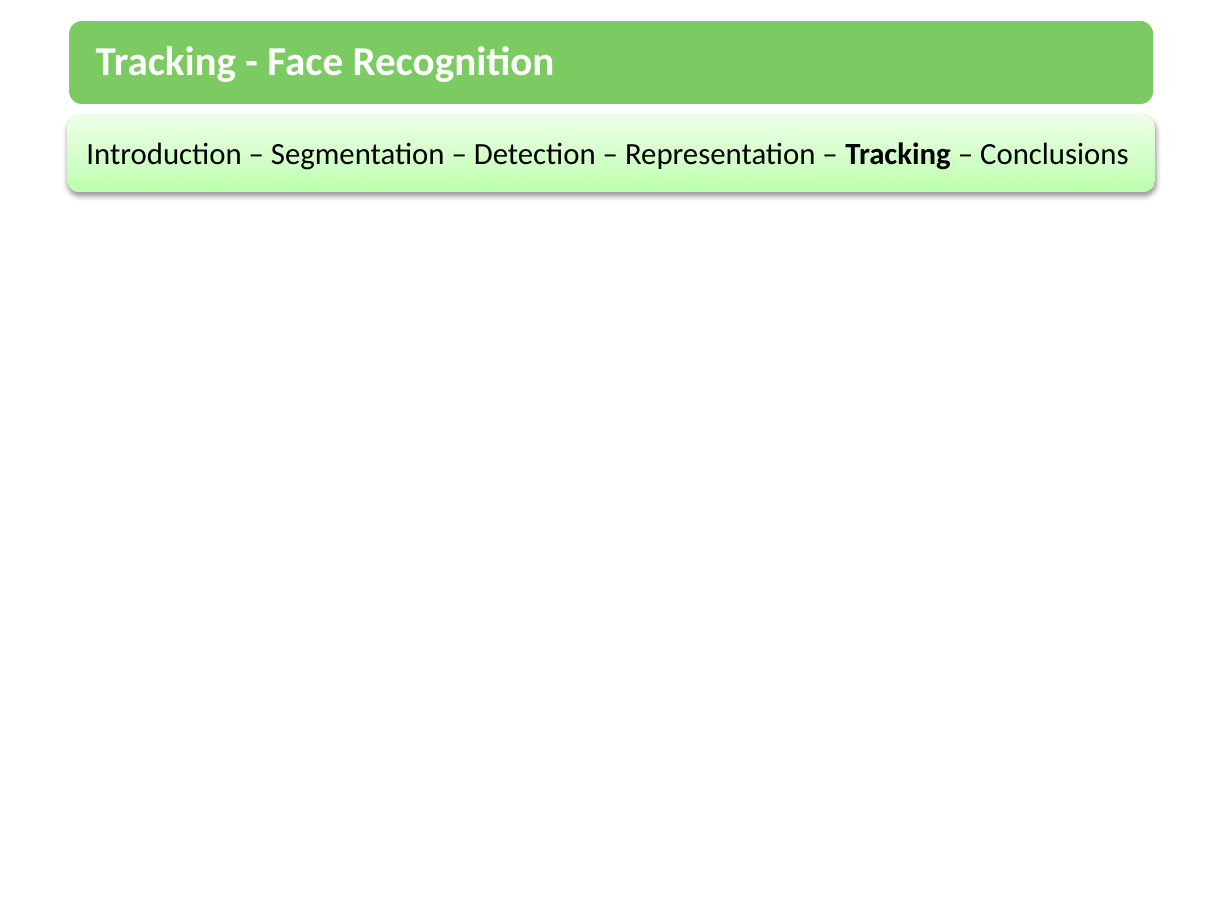
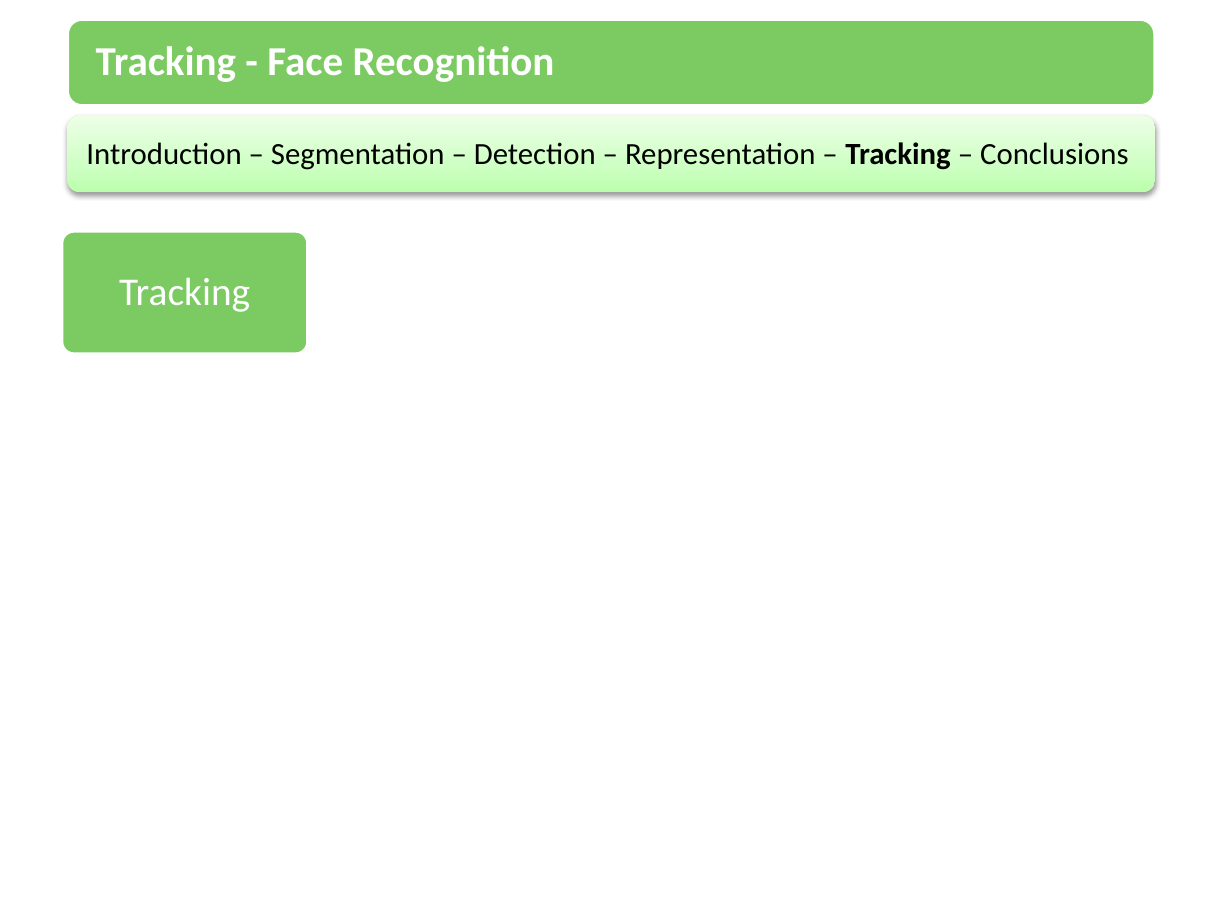
Before and after one commit to amounir86/mcvai-tracking, a slide deck: slide 8 of trunk/Tracking.pptx. Drawn at 1232x924 pixels with LibreOffice and Linux fonts; fonts in the diff are those of the drawing. Boxes give left, top, right and bottom in pixels: in the first picture for what was removed or moved away, otherwise in the second. Text is boxed around its words. In the diff, an @@ line names an element or a change of style, - is before the commit and + after.

```diff
--- a/trunk/Tracking.pptx
+++ b/trunk/Tracking.pptx
@@ rounded rectangle added at box(62, 230, 308, 354), fill #7CCA62, outline #FFFFFF 2 pt @@
@@ text added at box(119, 277, 250, 312), 23 pt, text #FFFFFF @@
+Tracking
```
Also in this commit, not shown: 5 other slides changed.
